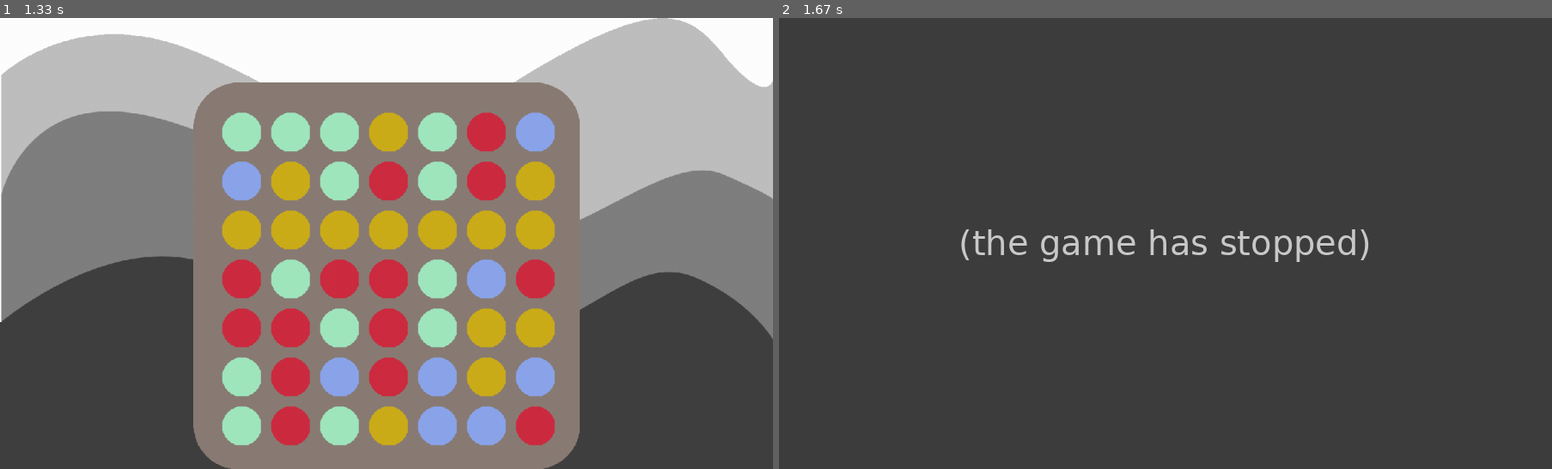
Above: before the commit, frames 1-2 (left to right).
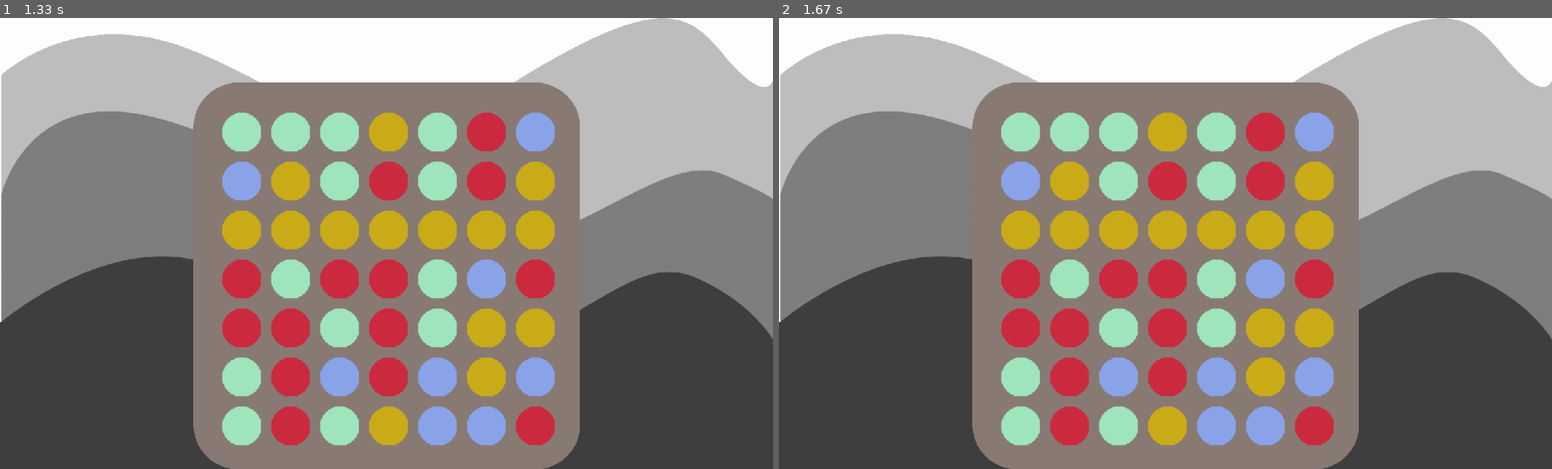
Above: after the commit, the same moments.

Repository: Doradalberto/Pygame
Game: pygame game, started from Game.py
Two runs of this game, one before a commit and one after it. Both use one fixed random seed, a clock stepped at 60 frames per second and the inputs below.
Inputs (mouse positions are in pixels of both pictures, inside the frame that each line leads up to):
- Up to frame 1 (1.33 s): click (386, 243) at 0.38 s; click (200, 248) at 0.72 s; click (502, 85) at 1.05 s
- Up to frame 2 (1.67 s): tap Space at 1.33 s

Frame 1 is identical in both runs. In frame 2, 79% of the frame differs, in the area x 0-100%, y 0-100%.
Error before the commit: NameError: name 'player_img' is not defined (Game.py line 162); the game stopped at 1.33 s (later frames are placeholders)

Commit message:
Prof deus ajudou a fazer os deletes

Diff:
--- a/Game.py
+++ b/Game.py
@@ -9,7 +9,7 @@
 VERMELHO = (205, 44, 65)
 AZUL = (139, 165, 235)
 AMARELO = (204, 173, 26)
-LISTA_CORES=[VERDE, VERMELHO, AZUL, AMARELO]
+LISTA_CORES=[VERMELHO, AMARELO, VERDE, AZUL]
 
 
 # Importando as bibliotecas necessárias.
@@ -123,6 +123,7 @@
 
 lista_bolinhas = []
 lista_sprites = []
+cor = None
 
 # Comando para evitar travamentos.
 try:
@@ -144,22 +145,38 @@
                 i_bolinha = int((ypos - yinit)/tam_bolinha)
 
                 if i_bolinha >= 0 and i_bolinha < 7 \
-                    and j_bolinha >= 0 and j_bolinha < 7:
-                    cor = tabuleiro_bolinha[i_bolinha][j_bolinha].cor
+                    and j_bolinha >= 0 and j_bolinha < 7 \
+                    and tabuleiro_bolinha[i_bolinha][j_bolinha]:
                     if len(lista_bolinhas) == 0:
+                        cor = tabuleiro_bolinha[i_bolinha][j_bolinha].cor
                         lista_bolinhas.append((i_bolinha, j_bolinha, cor, xpos,ypos))
-
-
                     else:
-                        ultima_bolinha = lista_bolinhas[-1]
-                        nova_bolinha = (i_bolinha, j_bolinha, cor,xpos,ypos)
-                        diferenca = (abs(ultima_bolinha[0] - i_bolinha), abs(ultima_bolinha[1] - j_bolinha))
-                        if diferenca in [(1, 0), (0, 1)] and ultima_bolinha[2] == cor and not nova_bolinha in lista_bolinhas:
-                            lista_bolinhas.append(nova_bolinha)
+                        nova_cor = tabuleiro_bolinha[i_bolinha][j_bolinha].cor
+
+                        if len(lista_bolinhas) == 1 and cor != nova_cor:
+                            lista_bolinhas = []
+                            cor = tabuleiro_bolinha[i_bolinha][j_bolinha].cor
+                            lista_bolinhas.append((i_bolinha, j_bolinha, cor, xpos,ypos))
+                        else:
+                            nova_cor = tabuleiro_bolinha[i_bolinha][j_bolinha].cor
+                            ultima_bolinha = lista_bolinhas[-1]
+                            nova_bolinha = (i_bolinha, j_bolinha, nova_cor, xpos, ypos)
+                            diferenca = (abs(ultima_bolinha[0] - i_bolinha), abs(ultima_bolinha[1] - j_bolinha))
+                            if diferenca in [(1, 0), (0, 1)] and ultima_bolinha[2] == nova_cor and not nova_bolinha in lista_bolinhas:
+                                lista_bolinhas.append(nova_bolinha)
+
 
                     #------------ DÚVIDAS NISSO --------------------------
             if event.type == pygame.KEYDOWN:
-                player_img.kill
+                if event.key == pygame.K_SPACE:
+                    if len(lista_bolinhas) > 1:
+                        for b in lista_bolinhas:
+                            i_bolinha = b[0]
+                            j_bolinha = b[1]
+                            tabuleiro_bolinha[i_bolinha][j_bolinha].kill()
+                            tabuleiro_bolinha[i_bolinha][j_bolinha] = None
+                        lista_bolinhas = []
+                        cor = None
 
 
             # Verifica se foi fechado
@@ -186,15 +203,7 @@
             xb = bb[1] * tam_bolinha + (xinit + 30.5)
             yb = bb[0] * tam_bolinha + (yinit + 30.5)
 
-            for g in LISTA_CORES:
-                if cor == 0:
-                   cor_usada = VERMELHO
-                elif cor == 1:
-                    cor_usada = AMARELO
-                elif cor == 2:
-                    cor_usada = VERDE
-                else:
-                    cor_usada = AZUL
+            cor_usada = LISTA_CORES[cor]
 
             pygame.draw.line(screen, cor_usada, (xa, ya), (xb, yb), 10)
 
